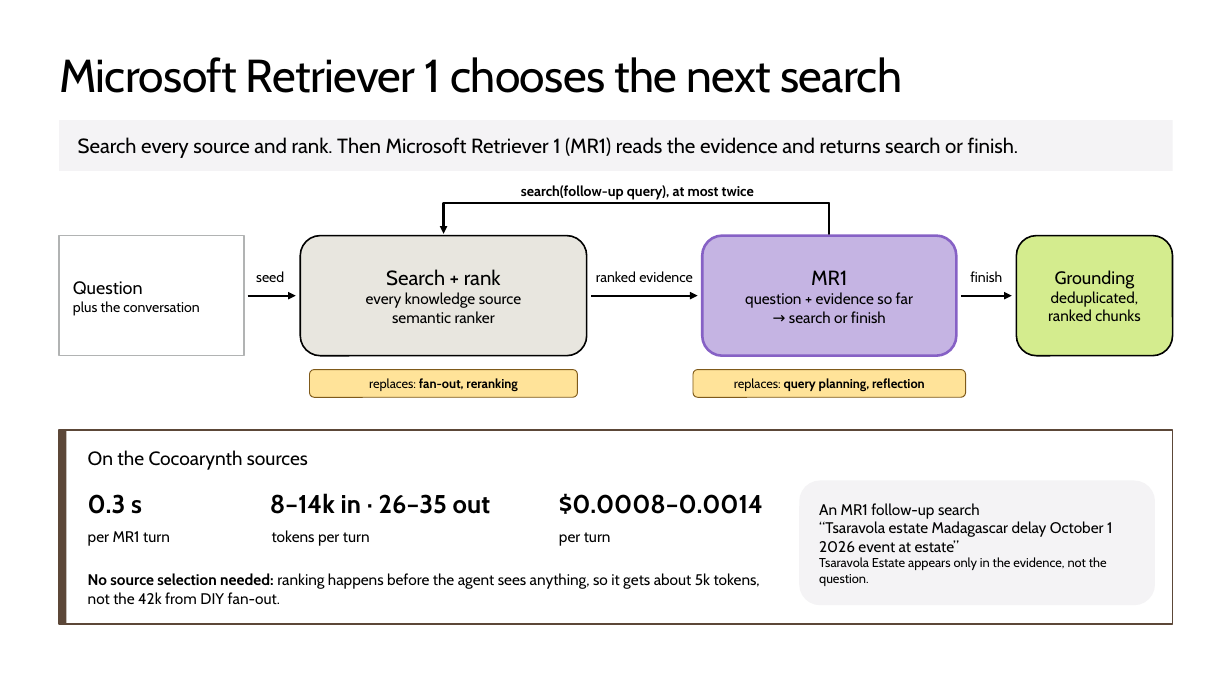
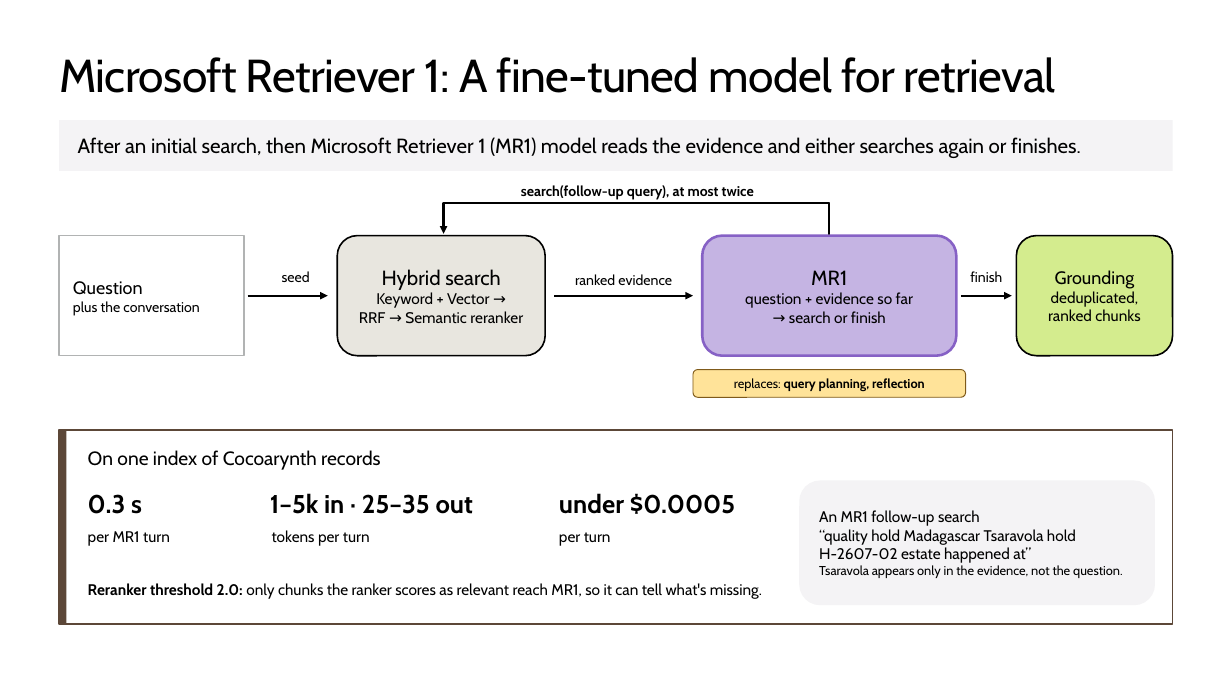
Before and after one commit to microsoft/ignite26-BRK300-building-agentic-retrieval-from-diy-to-foundry-iq, a slide deck: slide 24 of IgniteBRK300-WorkingDeck.pptx (slide 23 before the commit). Drawn at 1232x693 pixels with LibreOffice and Linux fonts; fonts in the diff are those of the drawing; background and template pictures are left out. Boxes give left, top, right and bottom in pixels: in the first picture for what was removed or moved away, otherwise in the second. Text is boxed around its words. In the diff, an @@ line names an element or a change of style, - is before the commit and + after.

Commit message:
LAtest slides and new foundry iq mr1 agent

```diff
--- a/IgniteBRK300-WorkingDeck.pptx
+++ b/IgniteBRK300-WorkingDeck.pptx
@@ title at (x1=59, y1=57, x2=1056, y2=93): text changed @@
-Microsoft Retriever 1 chooses the next search
+Microsoft Retriever 1: A fine-tuned model for retrieval
@@ text in rectangle at (x1=78, y1=137, x2=1081, y2=158): text changed @@
-Search every source and rank. Then Microsoft Retriever 1 (MR1) reads the evidence and returns search or finish.
+After an initial search, then Microsoft Retriever 1 (MR1) model reads the evidence and either searches again or finishes.
@@ rounded rectangle "Hybrid search" resized from (x1=300, y1=236, x2=587, y2=356) to (x1=337, y1=236, x2=545, y2=356) @@
@@ text "seed" moved from (x1=256, y1=271, x2=284, y2=282) to (x1=282, y1=271, x2=310, y2=282) @@
@@ text in rounded rectangle at (x1=359, y1=269, x2=523, y2=324): text changed @@
-Search + rank
-every knowledge source
-semantic ranker
+Hybrid search
+Keyword + Vector →
+RRF → Semantic reranker
@@ text "ranked evidence" moved from (x1=596, y1=271, x2=693, y2=282) to (x1=575, y1=274, x2=672, y2=285) @@
@@ arrow moved from (248, 296) - (296, 296) to (248, 296) - (328, 296) @@
@@ arrow moved from (592, 296) - (698, 296) to (555, 296) - (693, 296) @@
@@ rounded rectangle removed at (x1=310, y1=370, x2=578, y2=397) @@
-replaces: fan-out, reranking
@@ text at (x1=88, y1=450, x2=381, y2=469): text changed @@
-On the Cocoarynth sources
+On one index of Cocoarynth records
@@ text at (x1=270, y1=493, x2=473, y2=514): text changed @@
-8–14k in · 26–35 out
+1–5k in · 25–35 out
@@ text at (x1=559, y1=493, x2=735, y2=514): text changed @@
-$0.0008–0.0014
+under $0.0005
@@ text in rounded rectangle at (x1=819, y1=529, x2=1123, y2=578): text changed @@
-“Tsaravola estate Madagascar delay October 1 2026 event at estate”
-Tsaravola Estate appears only in the evidence, not the question.
+“quality hold Madagascar Tsaravola hold H-2607-02 estate happened at”
+Tsaravola appears only in the evidence, not the question.
@@ text at (x1=88, y1=583, x2=762, y2=599): text changed @@
-No source selection needed: ranking happens before the agent sees anything, so it gets about 5k tokens, not the 42k from DIY fan-out.
+Reranker threshold 2.0: only chunks the ranker scores as relevant reach MR1, so it can tell what's missing.
```
Also in this commit, not shown: 28 other slides changed, 3 slides added, 1 slide removed, 27 other files.
